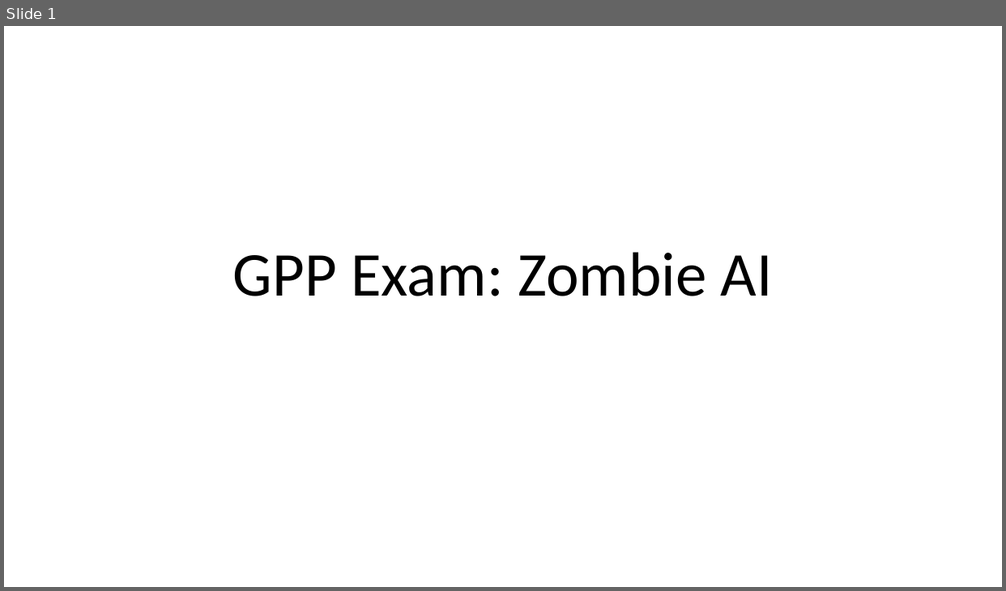
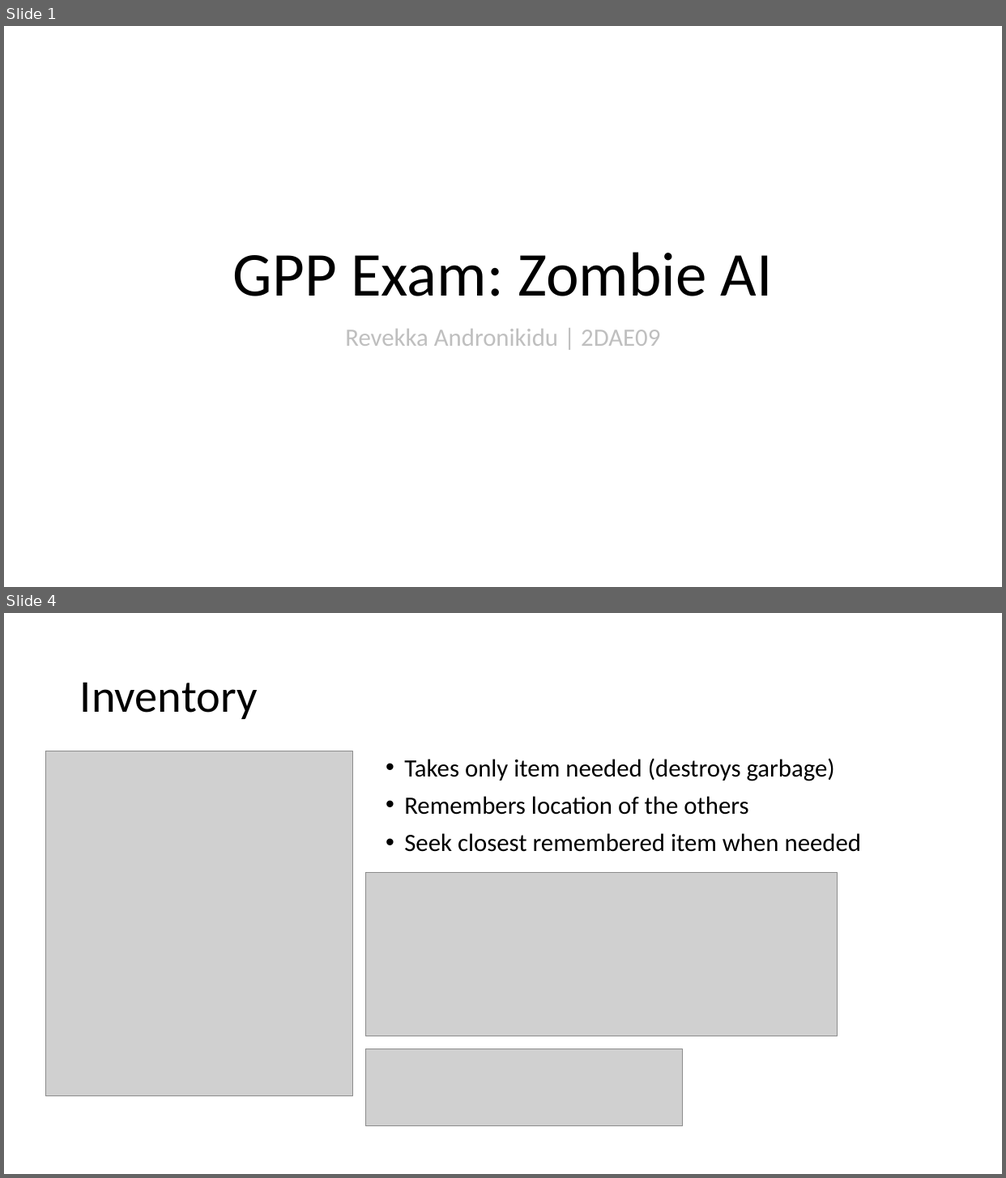
Before and after one commit to revekka-andronikidu/ZombieAISurvivalGame, a slide deck: GPP_ZombieAI_LastNameFirstName_2DAEXX.pptx. Shown one above the other, each under a label of ours: slide 1 before the commit, slides 1 and 4 after it; the slides between them are not shown. The pictures are 1006x591 and 1006x1178 pixels, drawn with LibreOffice and Linux fonts; fonts in the diff are those of the drawing; grey boxes stand for pictures. Boxes give left, top, right and bottom in pixels: in the first picture for what was removed or moved away, otherwise in the second. Text is boxed around its words. In the diff, an @@ line names an element or a change of style, - is before the commit and + after.

```diff
--- a/GPP_ZombieAI_LastNameFirstName_2DAEXX.pptx
+++ b/GPP_ZombieAI_LastNameFirstName_2DAEXX.pptx
@@ slide 4 added at [4,613,1002,1174], background #FFFFFF @@
@@ title added at [80,682,258,719], 44 pt, text #000000 @@
+Inventory
@@ picture added at [46,752,353,1097] @@
@@ text added at [404,758,861,852], 24 pt, text #000000 @@
+• Takes only item needed (destroys garbage)
+• Remembers location of the others
+• Seek closest remembered item when needed
@@ picture added at [365,873,837,1036] @@
@@ picture added at [365,1050,682,1127] @@
@@ slide 1 changed as well @@
@@ subtitle added at [345,329,660,346], 24 pt, text #BFBFBF @@
+Revekka Andronikidu | 2DAE09
```
Also in this commit, not shown: 3 other slides changed, 2 other slides added, 3 slides removed, 13 other files.
